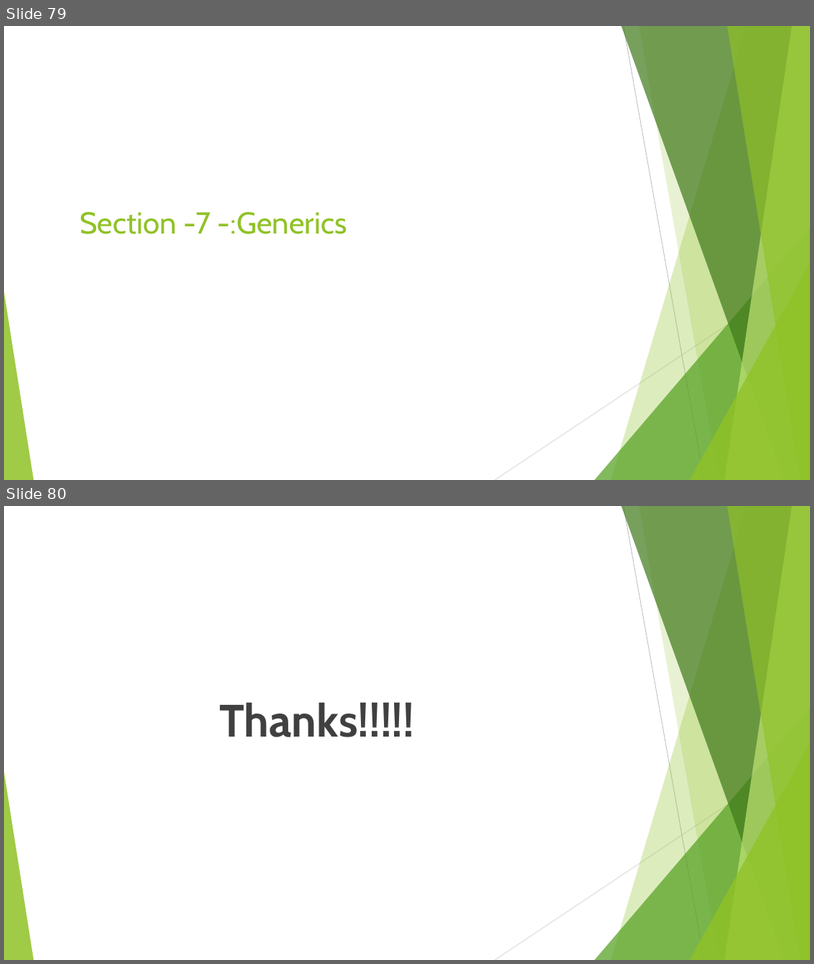
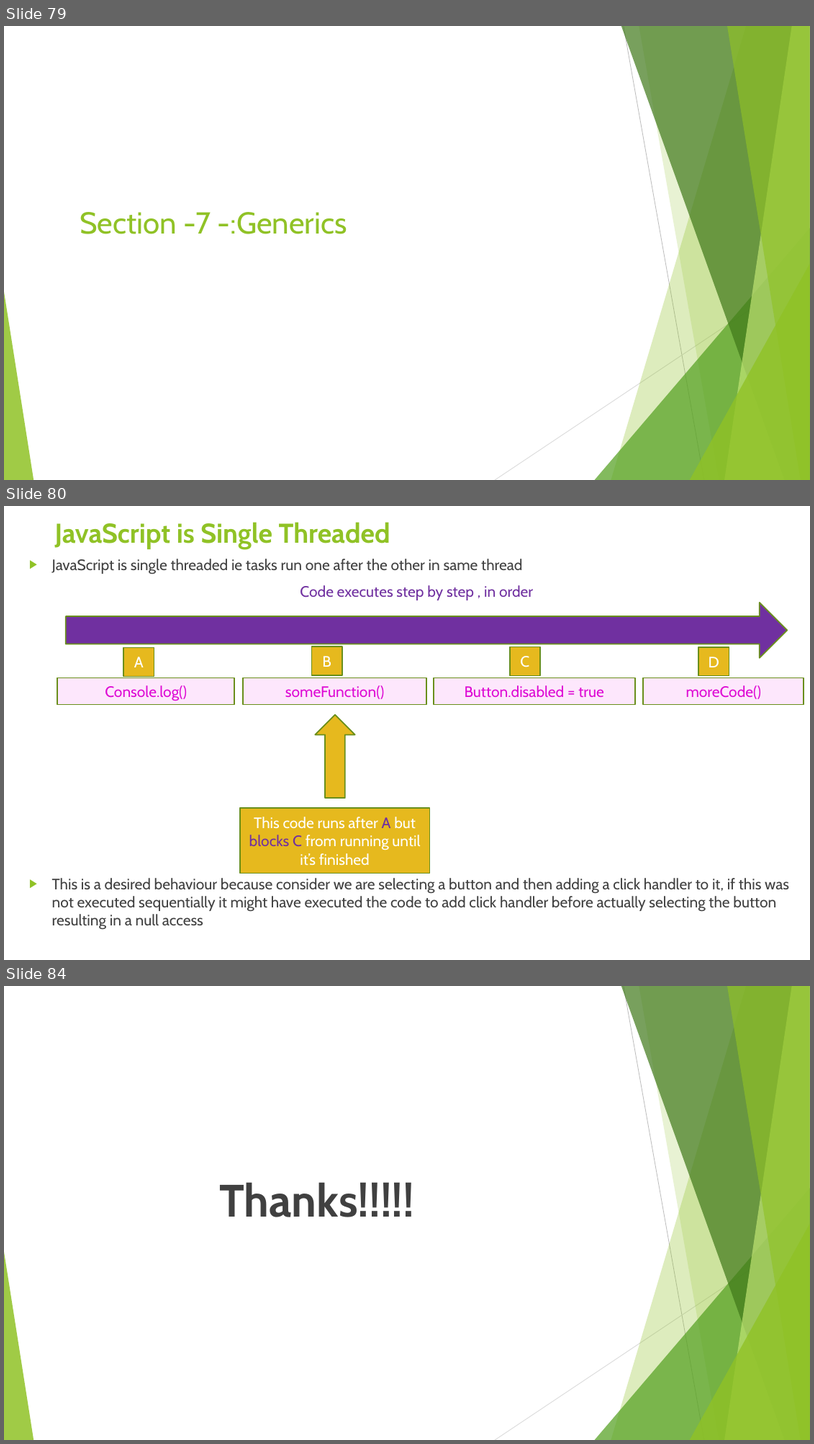
Before and after one commit to rudhrainfogain/TypeScript, a slide deck: PPT/TypeScriptv7.pptx. Shown one above the other, each under a label of ours: slides 79 and 80 before the commit, slides 79, 80 and 84 after it; the slides between them are not shown. The pictures are 814x964 and 814x1444 pixels, drawn with LibreOffice and Linux fonts; fonts in the diff are those of the drawing. Boxes give left, top, right and bottom in pixels: in the first picture for what was removed or moved away, otherwise in the second. Text is boxed around its words. In the diff, an @@ line names an element or a change of style, - is before the commit and + after.

```diff
--- a/PPT/TypeScriptv7.pptx
+++ b/PPT/TypeScriptv7.pptx
@@ slide 80 added at (4,506,810,960), background #FFFFFF @@
@@ title added at (55,522,391,549), 32.4 pt, text #90C226, bold @@
+JavaScript is Single Threaded
@@ text added at (52,559,790,929), 18 pt, text #404040 @@
+▶ JavaScript is single threaded ie tasks run one after the other in same thread
+Code executes step by step , in order
+▶ This is a desired behaviour because consider we are selecting a button and then adding a click handler to it, if this was not executed sequentially it might have executed the code to add click handler before actually selecting the button resulting in a null access
@@ right arrow added at (66,602,787,658), fill #7030A0, outline #6B901C 1.5 pt @@
@@ rectangle added at (124,648,154,677), fill #E6B91E, outline #6B901C 1.5 pt, 18 pt, text #FFFFFF @@
+A
@@ rectangle added at (312,647,343,676), fill #E6B91E, outline #6B901C 1.5 pt, 18 pt, text #FFFFFF @@
+B
@@ rectangle added at (510,647,541,676), fill #E6B91E, outline #6B901C 1.5 pt, 18 pt, text #FFFFFF @@
+C
@@ rectangle added at (699,647,730,676), fill #E6B91E, outline #6B901C 1.5 pt, 18 pt, text #FFFFFF @@
+D
@@ rectangle added at (57,678,234,705), fill #FDE7FC, outline #6B901C 1.5 pt, 18 pt, text #DE0AD4 @@
+Console.log()
@@ rectangle added at (244,678,427,705), fill #FDE7FC, outline #6B901C 1.5 pt, 18 pt, text #DE0AD4 @@
+someFunction()
@@ rectangle added at (434,678,635,705), fill #FDE7FC, outline #6B901C 1.5 pt, 18 pt, text #DE0AD4 @@
+Button.disabled = true
@@ rectangle added at (644,678,805,705), fill #FDE7FC, outline #6B901C 1.5 pt, 18 pt, text #DE0AD4 @@
+moreCode()
@@ up arrow added at (316,715,355,798), fill #E6B91E, outline #6B901C 1.5 pt @@
@@ rectangle added at (240,808,430,873), fill #E6B91E, outline #6B901C 1.5 pt, 18 pt, text #FFFFFF @@
+This code runs after A but blocks C from running until it’s finished
@@ what was slide 80 is now slide 84 @@
```
Also in this commit, not shown: 3 other slides added, 2 other files.
